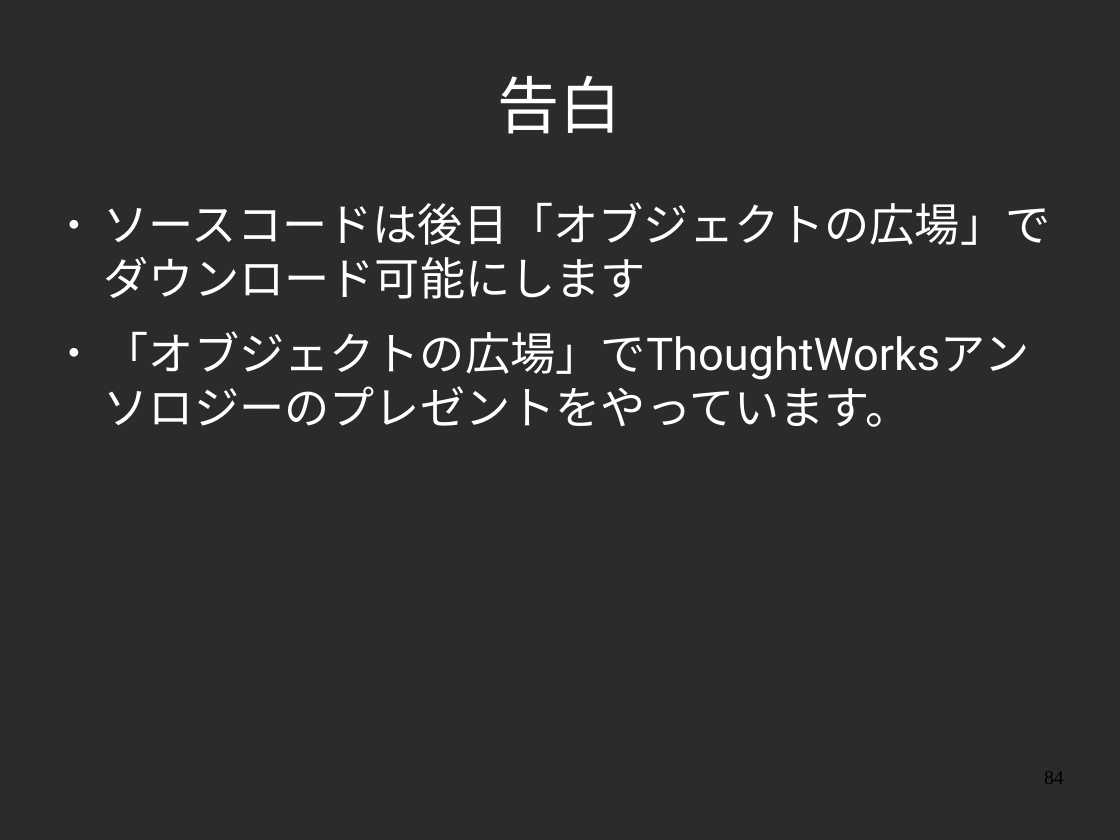
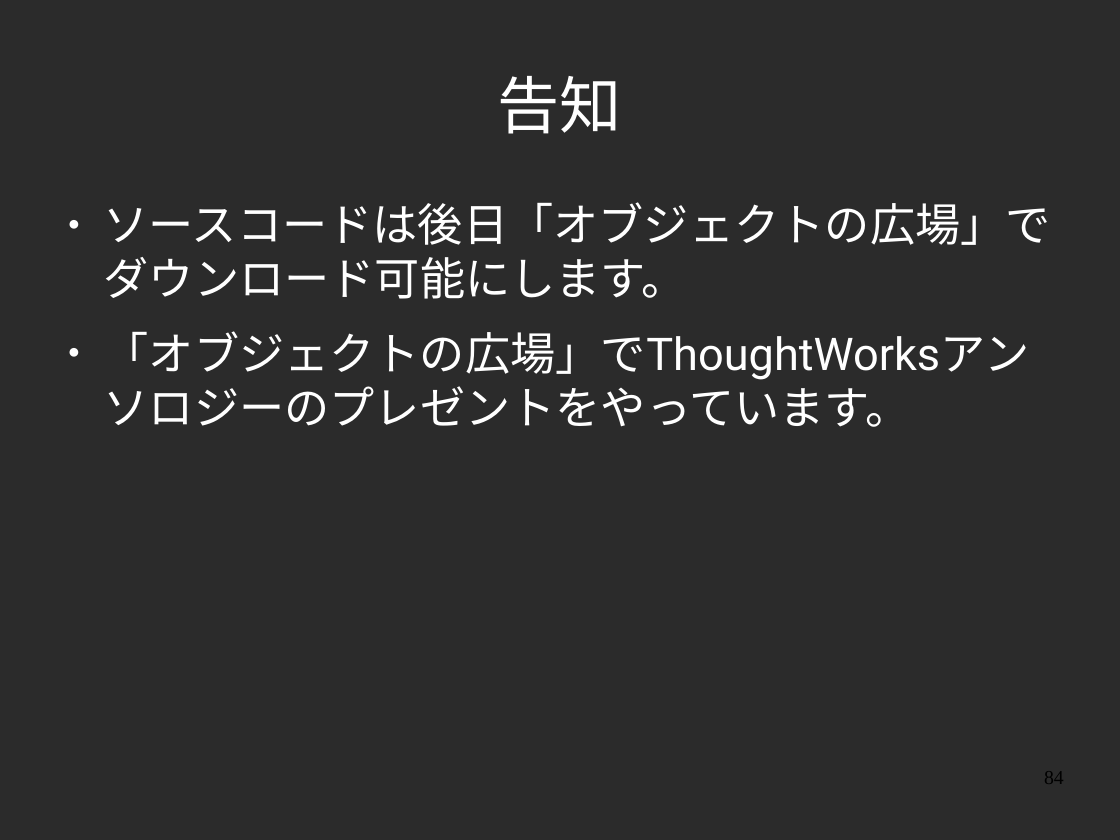
Before and after one commit to yojik/yojik-lib, a slide deck: slide 84 of 2009devsumi/oo_exercise/doc/devsum.odp. Drawn at 1120x840 pixels with LibreOffice and Linux fonts; fonts in the diff are those of the drawing; background and template pictures are left out; a plain dark background stands for a picture behind light text. Boxes give left, top, right and bottom in pixels: in the first picture for what was removed or moved away, otherwise in the second. Text is boxed around its words. In the diff, an @@ line names an element or a change of style, - is before the commit and + after.

```diff
--- a/2009devsumi/oo_exercise/doc/devsum.odp
+++ b/2009devsumi/oo_exercise/doc/devsum.odp
@@ title at (x1=498, y1=76, x2=622, y2=134): text changed @@
-告白
+告知
@@ text at (x1=104, y1=202, x2=1051, y2=299): text changed @@
-● ソースコードは後日「オブジェクトの広場」でダウンロード可能にします
+● ソースコードは後日「オブジェクトの広場」でダウンロード可能にします。
```
Also in this commit, not shown: 29 other slides changed, 1 slide added, 5 other files.
